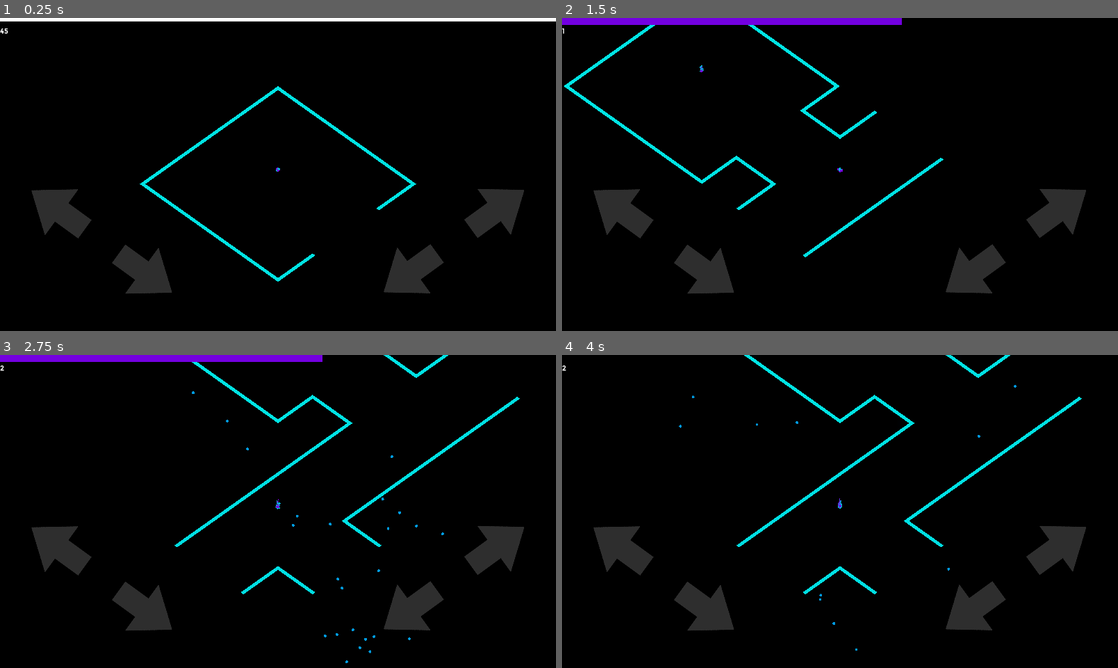
Above: before the commit, frames 1-4 (two rows, left to right).
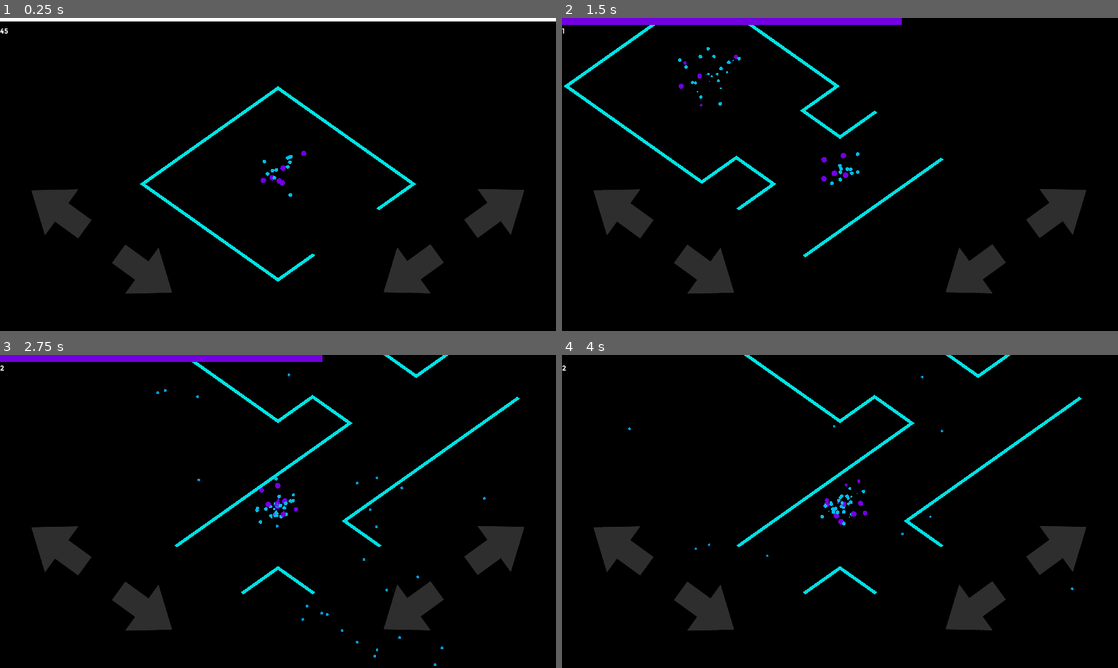
Above: after the commit, the same moments.

Repository: Pomoc48/iso-game
Game: Godot game, scene res://scenes/Level.tscn
Two runs of this game, one before a commit and one after it. Both use one fixed random seed, a clock stepped at 60 frames per second and the inputs below.
Inputs (mouse positions are in pixels of both pictures, inside the frame that each line leads up to):
- Up to frame 1 (0.25 s): no input
- Up to frame 2 (1.5 s): click (617, 208) at 0.5 s; click (706, 274) at 1.25 s
- Up to frame 3 (2.75 s): click (411, 611) at 2 s
- Up to frame 4 (4 s): click (1062, 549) at 2.75 s; click (617, 545) at 3.5 s

The runs differ from the first frame. In frame 1, 0.1% of the frame differs, in the area x 46-56%, y 42-58%; in frame 2, 0.3%; in frame 3, 0.4%, in the area x 28-88%, y 5-100%; in frame 4, 0.3%.

Commit message:
Update player particles

Diff:
--- a/curves/scale.tres
+++ b/curves/scale.tres
@@ -1,4 +1,5 @@
-[gd_resource type="Curve" format=2]
+[gd_resource type="Curve" format=3 uid="uid://bln8on8w0c1ur"]
 
 [resource]
-_data = [ Vector2( 0, 1 ), 0.0, -0.0895879, 0, 0, Vector2( 0.365782, 1 ), 0.0, -0.128409, 0, 0, Vector2( 1, 0 ), -4.54568, 0.0, 0, 0 ]
+_data = [Vector2(0, 1), 0.0, -0.0895879, 0, 0, Vector2(0.252308, 1), 0.0, -0.128409, 0, 0, Vector2(1, 0), -3.72114, 0.0, 0, 0]
+point_count = 3
--- a/enviroments/defaultEnviroment.tres
+++ b/enviroments/defaultEnviroment.tres
@@ -1,17 +1,12 @@
-[gd_resource type="Environment" format=2]
+[gd_resource type="Environment" format=3 uid="uid://dgjm5sud0ne78"]
 
 [resource]
 background_mode = 1
-background_energy = 0.0
 ambient_light_sky_contribution = 0.0
-ss_reflections_roughness = false
-dof_blur_far_distance = 53.12
-dof_blur_far_transition = 9.5
-dof_blur_far_amount = 0.05
-dof_blur_far_quality = 0
 glow_enabled = true
-glow_levels/4 = true
-glow_levels/5 = false
+glow_levels/4 = 1.0
+glow_levels/5 = 0.0
+glow_normalized = true
 glow_intensity = 1.0
 glow_bloom = 0.25
 glow_blend_mode = 0
--- a/materials/emission.tres
+++ b/materials/emission.tres
@@ -1,5 +1,9 @@
 [gd_resource type="StandardMaterial3D" format=3 uid="uid://dfpo4albcak7l"]
 
 [resource]
+depth_draw_mode = 2
+shading_mode = 2
+vertex_color_is_srgb = true
 emission_enabled = true
 emission = Color(0, 0.878431, 0.878431, 1)
+detail_blend_mode = 3
--- a/scenes/Level.tscn
+++ b/scenes/Level.tscn
@@ -53,15 +53,15 @@
 
 [sub_resource type="SphereMesh" id="50"]
 material = ExtResource("3")
-radius = 0.1
-height = 0.2
+radius = 0.2
+height = 0.4
 radial_segments = 8
 rings = 4
 
 [sub_resource type="SphereMesh" id="53"]
 material = ExtResource("3")
-radius = 0.1
-height = 0.2
+radius = 0.2
+height = 0.4
 radial_segments = 8
 rings = 4
 
@@ -225,8 +225,8 @@
 scale_amount_curve = ExtResource("32")
 
 [node name="BodyP" type="CPUParticles3D" parent="Player/Node3D"]
-amount = 24
-lifetime = 0.5
+amount = 32
+lifetime = 0.75
 fract_delta = false
 mesh = SubResource("50")
 emission_shape = 1
@@ -234,9 +234,15 @@
 direction = Vector3(0, 1, 0)
 spread = 180.0
 gravity = Vector3(0, 9.8, 0)
+initial_velocity_min = 5.0
+initial_velocity_max = 10.0
+radial_accel_min = -60.0
+radial_accel_max = -60.0
+tangential_accel_max = 10.0
 scale_amount_curve = ExtResource("32")
 
 [node name="BodyCenterP" type="CPUParticles3D" parent="Player/Node3D"]
+amount = 12
 lifetime = 0.5
 fract_delta = false
 mesh = SubResource("53")
@@ -245,6 +251,12 @@
 direction = Vector3(0, 1, 0)
 spread = 180.0
 gravity = Vector3(0, 9.8, 0)
+initial_velocity_min = 5.0
+initial_velocity_max = 10.0
+radial_accel_min = -60.0
+radial_accel_max = -60.0
+tangential_accel_min = -10.0
+tangential_accel_max = -10.0
 scale_amount_curve = SubResource("54")
 
 [node name="Camera3D" type="Camera3D" parent="Player"]
--- a/scenes/platforms/Corner.tscn
+++ b/scenes/platforms/Corner.tscn
@@ -39,6 +39,7 @@
 script = ExtResource("5")
 
 [node name="Plane" type="MeshInstance3D" parent="Node3D"]
+visible = false
 mesh = SubResource("3")
 skeleton = NodePath("")
 surface_material_override/0 = ExtResource("2")
--- a/scenes/platforms/Cross.tscn
+++ b/scenes/platforms/Cross.tscn
@@ -38,6 +38,7 @@
 script = ExtResource("5")
 
 [node name="Plane" type="MeshInstance3D" parent="Node3D"]
+visible = false
 mesh = SubResource("1")
 skeleton = NodePath("")
 surface_material_override/0 = ExtResource("4")
--- a/scenes/platforms/Long.tscn
+++ b/scenes/platforms/Long.tscn
@@ -39,6 +39,7 @@
 
 [node name="Plane" type="MeshInstance3D" parent="Node3D"]
 transform = Transform3D(-1.02814e-07, 0, -1, 0, 1, 0, 0.958333, 0, -1.07284e-07, 0, 0, 0)
+visible = false
 mesh = SubResource("1")
 skeleton = NodePath("")
 surface_material_override/0 = ExtResource("4")
--- a/scenes/platforms/Start.tscn
+++ b/scenes/platforms/Start.tscn
@@ -39,6 +39,7 @@
 
 [node name="Plane" type="MeshInstance3D" parent="Node3D"]
 transform = Transform3D(-4.37114e-08, 0, -1, 0, 1, 0, 1, 0, -4.37114e-08, 0, 0, 0)
+visible = false
 mesh = SubResource("2")
 skeleton = NodePath("")
 surface_material_override/0 = ExtResource("2")
--- a/scenes/platforms/TwoWay.tscn
+++ b/scenes/platforms/TwoWay.tscn
@@ -39,6 +39,7 @@
 script = ExtResource("5")
 
 [node name="Plane" type="MeshInstance3D" parent="Node3D"]
+visible = false
 mesh = SubResource("1")
 skeleton = NodePath("")
 surface_material_override/0 = ExtResource("4")
Not shown: 2 places in scenes/Level.tscn that only renumber resources
Not shown: 1 places in scenes/platforms/Cross.tscn that only renumber resources
Not shown: 1 places in scenes/platforms/Long.tscn that only renumber resources
Not shown: 1 places in scenes/platforms/TwoWay.tscn that only renumber resources
